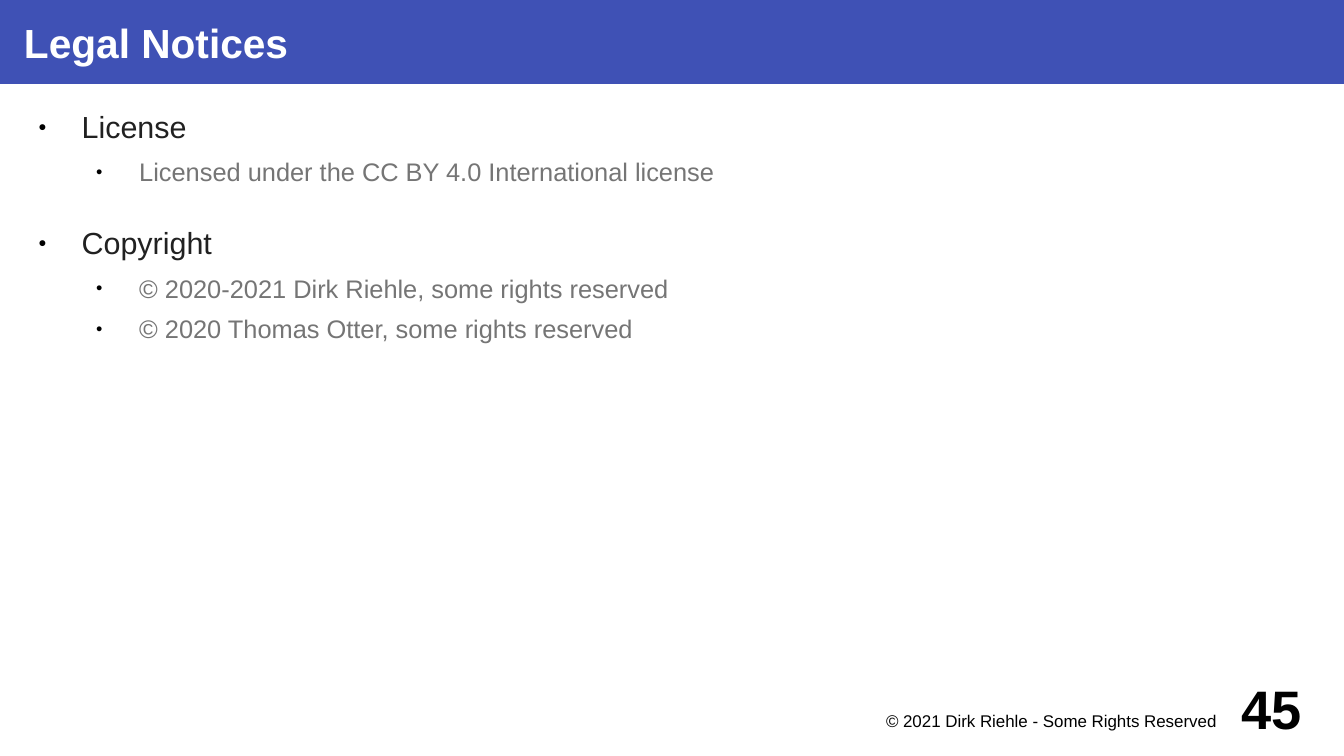
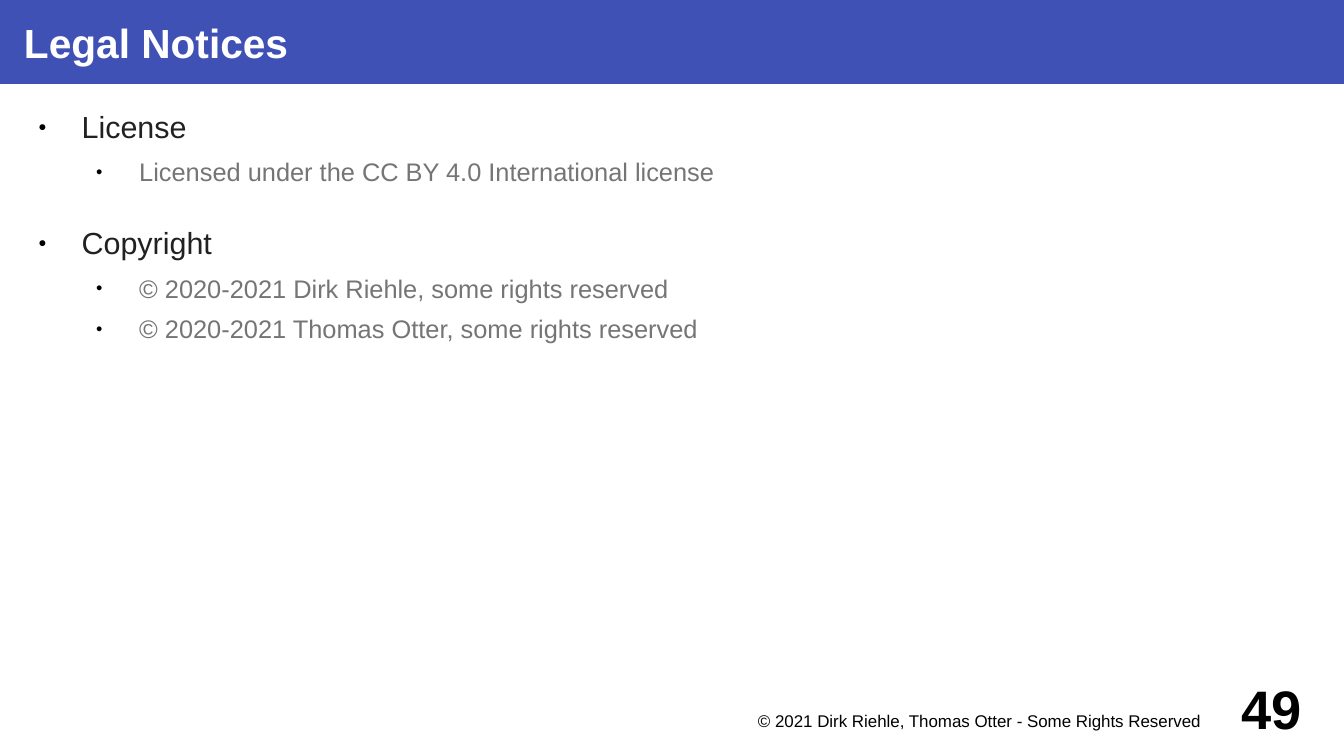
Before and after one commit to dirkriehle/coss-course, a slide deck: slide 49 of Lecture slides/COSS B03 - Software Vendors.odp (slide 45 before the commit). Drawn at 1344x756 pixels with LibreOffice and Linux fonts; fonts in the diff are those of the drawing. Boxes give left, top, right and bottom in pixels: in the first picture for what was removed or moved away, otherwise in the second. Text is boxed around its words. In the diff, an @@ line names an element or a change of style, - is before the commit and + after.

Commit message:
Updated Thomas slides with changes from 2021

```diff
--- a/Lecture slides/COSS B03 - Software Vendors.odp
+++ b/Lecture slides/COSS B03 - Software Vendors.odp
@@ text at (165,319,698,343): text changed @@
-  ● © 2020 Thomas Otter, some rights reserved
+  ● © 2020-2021 Thomas Otter, some rights reserved
@@ text at (775,714,1200,731): text changed @@
-© 2021 Dirk Riehle - Some Rights Reserved
+© 2021 Dirk Riehle, Thomas Otter - Some Rights Reserved
@@ page number at (1242,691,1302,730): text changed @@
-45
+49
```
Also in this commit, not shown: 41 other slides changed, 4 slides added, 1 other file.
